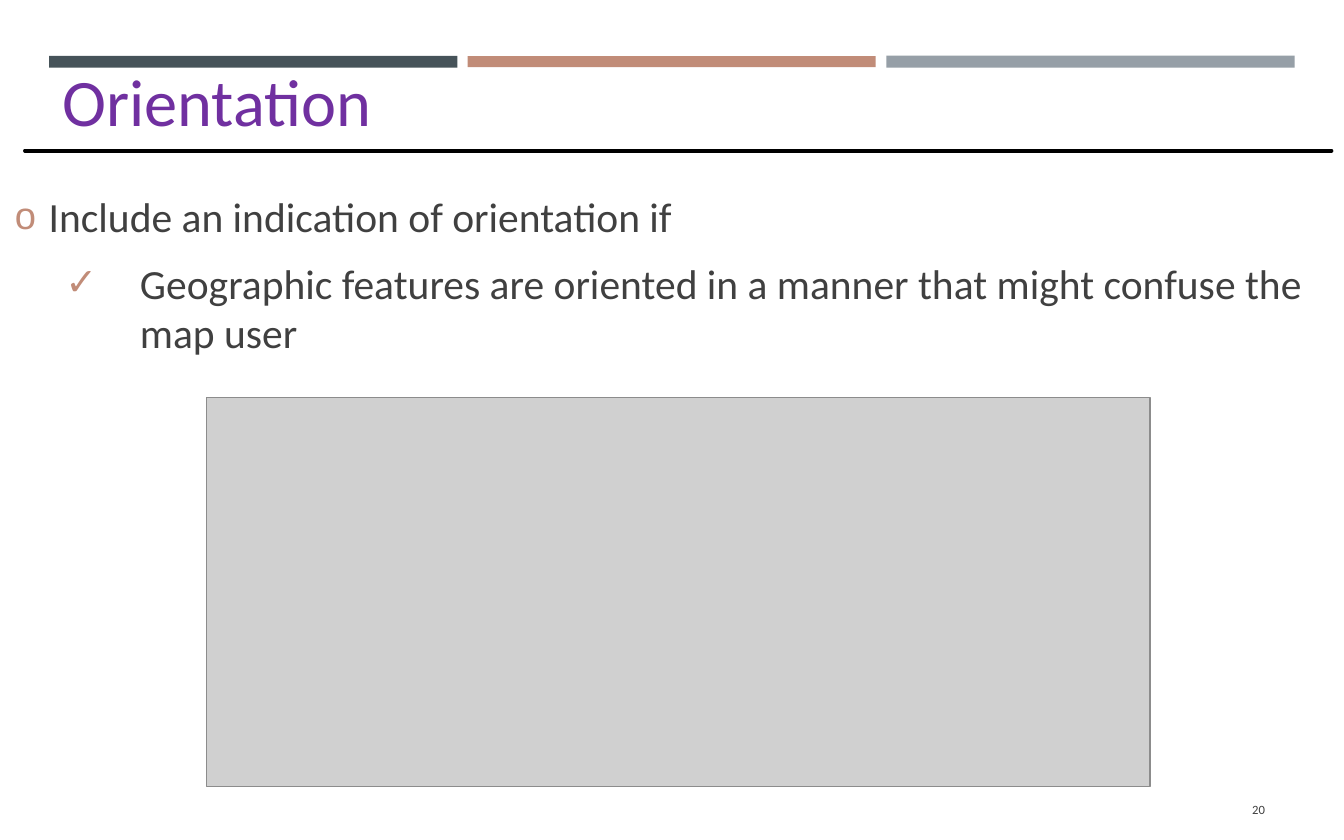
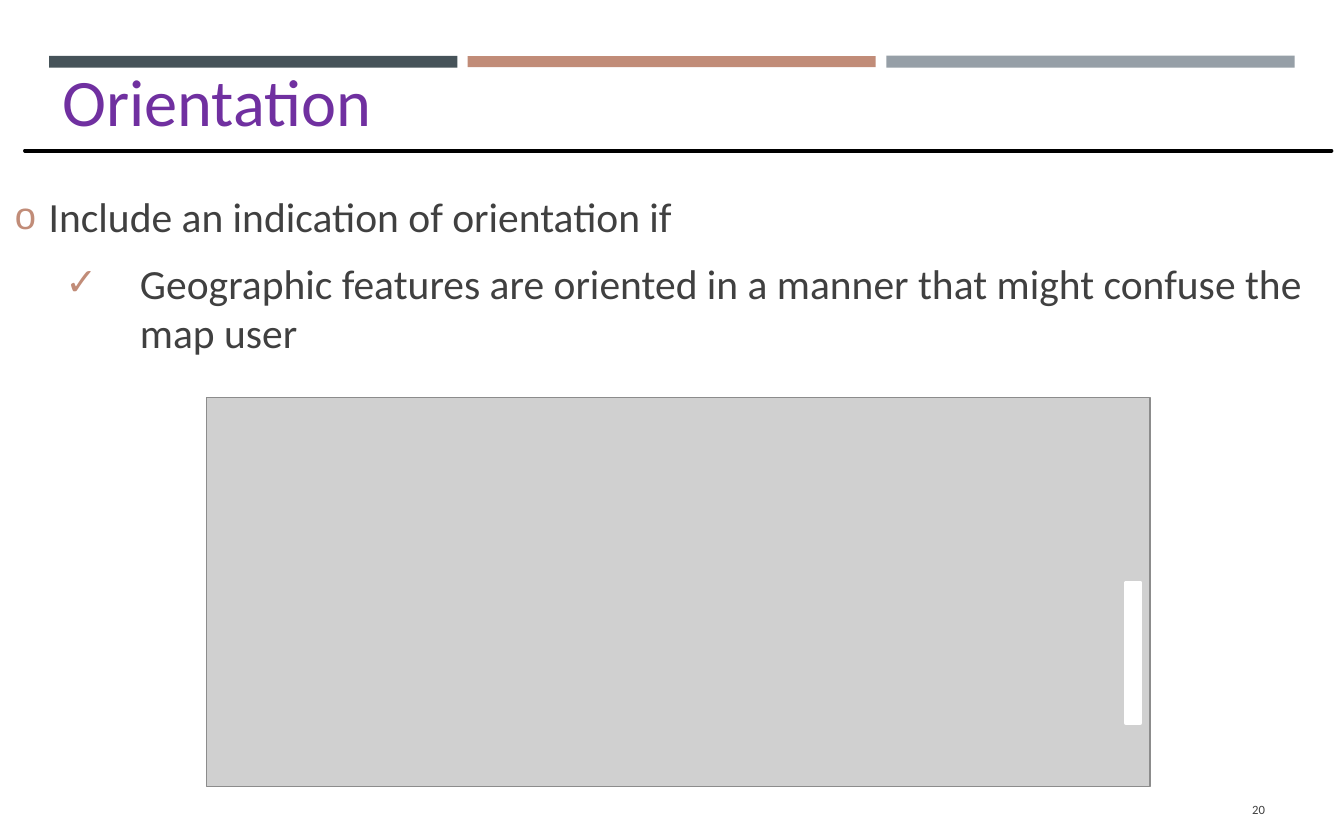
Before and after one commit to gisynw/GIS_I, a slide deck: slide 20 of docs/Lectures/Week07/Lecture07_GEOG2475_Thursday.pptx. Drawn at 1344x840 pixels with LibreOffice and Linux fonts; fonts in the diff are those of the drawing; grey boxes stand for pictures. Boxes give left, top, right and bottom in pixels: in the first picture for what was removed or moved away, otherwise in the second. Text is boxed around its words. In the diff, an @@ line names an element or a change of style, - is before the commit and + after.

```diff
--- a/docs/Lectures/Week07/Lecture07_GEOG2475_Thursday.pptx
+++ b/docs/Lectures/Week07/Lecture07_GEOG2475_Thursday.pptx
@@ rectangle added at (1126, 582, 1141, 723), fill #FFFFFF, outline #FFFFFF 1.75 pt @@
```
Also in this commit, not shown: 2 slides added, 1 slide removed.
